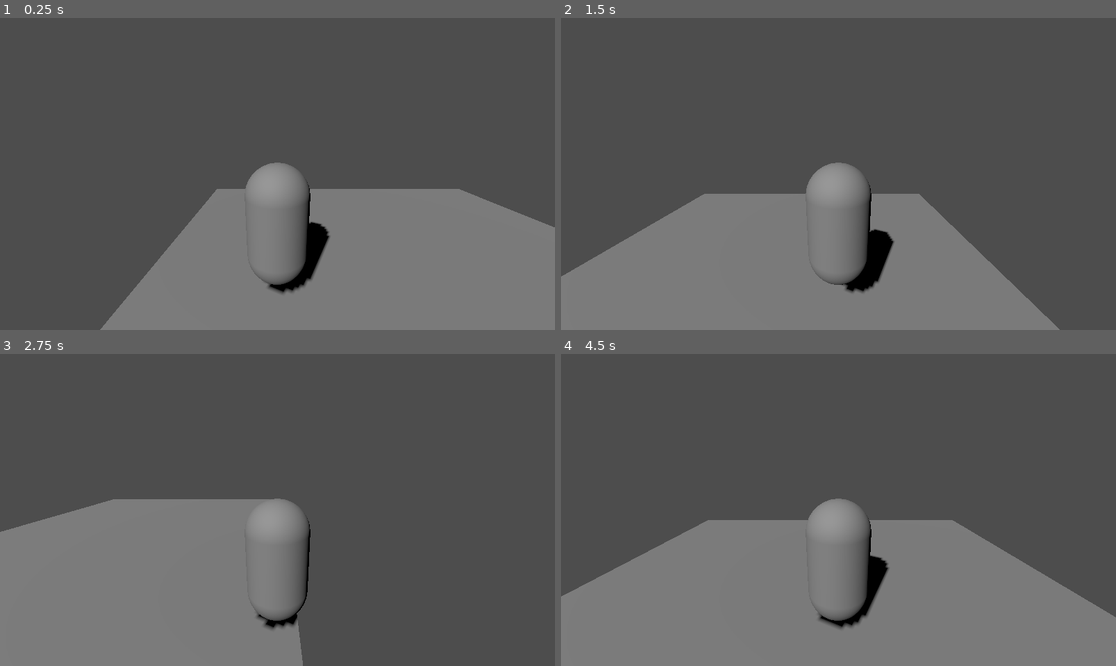
Above: before the commit, frames 1-4 (two rows, left to right).
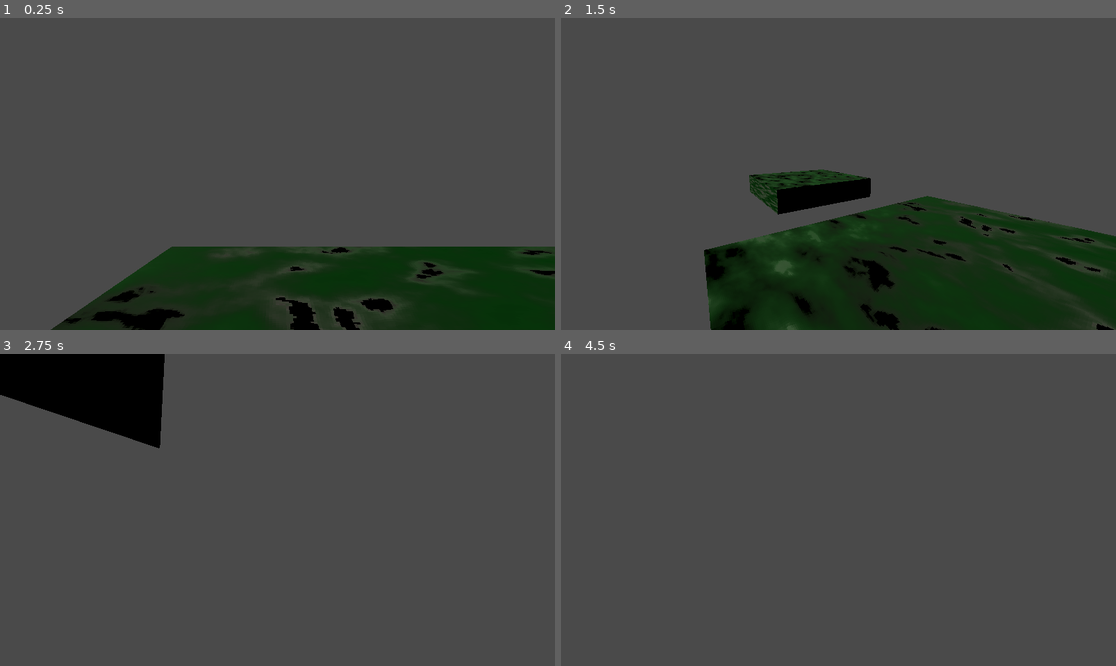
Above: after the commit, the same moments.

Repository: NewUser69420/aKnightandHisMage
Game: Godot game, scene res://scenes/lobby.tscn
Same seed, same stepped clock (60 frames per second), same inputs: the game is played once before the commit and once after it. This scene is started directly instead of the project's main scene.
Inputs (mouse positions are in pixels of both pictures, inside the frame that each line leads up to):
- Up to frame 1 (0.25 s): no input
- Up to frame 2 (1.5 s): move the mouse to (960, 158) at 0.52 s; hold D (move_right) 0.53-1.28 s; tap Space (jump) at 0.77 s; move the mouse to (727, 189) at 1.27 s; hold S (move_backward) from 1.28 s (still down)
- Up to frame 3 (2.75 s): tap Space (jump) at 1.52 s; move the mouse to (333, 441) at 2.02 s; release S (move_backward) at 2.03 s; hold D (move_right) from 2.03 s (still down)
- Up to frame 4 (4.5 s): move the mouse to (810, 572) at 2.77 s; release D (move_right) at 2.78 s; hold W (move_forward) 2.78-3.53 s; tap Space (jump) at 3.02, 3.77 s; move the mouse to (1005, 556) at 3.52 s; hold A (move_left) from 3.53 s (still down); tap Escape (esc, bound only after the commit) at 4.15 s; move the mouse to (672, 463) at 4.27 s

The runs differ from the first frame. In frame 1, 33% of the frame differs, in the area x 9-100%, y 46-100%; in frame 2, 39%, in the area x 0-100%, y 46-100%; in frame 3, 34%; in frame 4, 39%.

Commit message:
added fps movement and a grassy material

Diff:
--- /dev/null
+++ b/assets/materials/grass_material_3d.tres
@@ -0,0 +1,52 @@
+[gd_resource type="StandardMaterial3D" load_steps=8 format=3 uid="uid://b37h1kbifsjsp"]
+
+[sub_resource type="Gradient" id="Gradient_3i8s1"]
+offsets = PackedFloat32Array(0, 0.413223, 0.743802)
+colors = PackedColorArray(0, 0, 0, 1, 0.18457, 0.393934, 0.266352, 1, 0.489897, 0.866929, 0.68056, 1)
+
+[sub_resource type="FastNoiseLite" id="FastNoiseLite_m6cu8"]
+noise_type = 0
+seed = 6969
+frequency = 0.0629
+fractal_lacunarity = 1.675
+
+[sub_resource type="NoiseTexture2D" id="NoiseTexture2D_1b6ki"]
+width = 128
+height = 128
+seamless = true
+color_ramp = SubResource("Gradient_3i8s1")
+noise = SubResource("FastNoiseLite_m6cu8")
+
+[sub_resource type="FastNoiseLite" id="FastNoiseLite_rav6t"]
+noise_type = 2
+seed = 6969
+
+[sub_resource type="NoiseTexture2D" id="NoiseTexture2D_gw6en"]
+noise = SubResource("FastNoiseLite_rav6t")
+
+[sub_resource type="FastNoiseLite" id="FastNoiseLite_g8i4p"]
+noise_type = 0
+seed = 6969
+frequency = 0.0175
+
+[sub_resource type="NoiseTexture2D" id="NoiseTexture2D_7qu6l"]
+width = 256
+height = 256
+seamless = true
+noise = SubResource("FastNoiseLite_g8i4p")
+
+[resource]
+albedo_color = Color(0.0954, 0.18, 0.1095, 1)
+metallic_specular = 0.36
+normal_enabled = true
+normal_scale = 0.65
+normal_texture = SubResource("NoiseTexture2D_7qu6l")
+anisotropy_enabled = true
+anisotropy = -0.5
+ao_enabled = true
+ao_light_affect = 0.5
+ao_texture = SubResource("NoiseTexture2D_1b6ki")
+heightmap_enabled = true
+heightmap_texture = SubResource("NoiseTexture2D_gw6en")
+uv1_scale = Vector3(2.615, 2.615, 2.615)
+texture_filter = 0
--- a/project.godot
+++ b/project.godot
@@ -51,3 +51,8 @@
 "events": [Object(InputEventKey,"resource_local_to_scene":false,"resource_name":"","device":-1,"window_id":0,"alt_press …(191 unchanged characters)…
 ]
 }
+esc={
+"deadzone": 0.2,
+"events": [Object(InputEventKey,"resource_local_to_scene":false,"resource_name":"","device":-1,"window_id":0,"alt_pressed":false,"shift_pressed":false,"ctrl_pressed":false,"meta_pressed":false,"pressed":false,"keycode":0,"physical_keycode":4194305,"key_label":0,"unicode":0,"location":0,"echo":false,"script":null)
+]
+}
--- a/scenes/lobby.tscn
+++ b/scenes/lobby.tscn
@@ -1,27 +1,60 @@
-[gd_scene load_steps=4 format=3 uid="uid://dewfpu4mu30me"]
+[gd_scene load_steps=8 format=3 uid="uid://dewfpu4mu30me"]
 
 [ext_resource type="Script" uid="uid://wl7y7vd7f70q" path="res://scripts/lobby.gd" id="1_o1atq"]
+[ext_resource type="Material" uid="uid://b37h1kbifsjsp" path="res://assets/materials/grass_material_3d.tres" id="2_5gu6x"]
 
-[sub_resource type="BoxMesh" id="BoxMesh_so6iy"]
+[sub_resource type="Environment" id="Environment_5gu6x"]
+background_color = Color(0.312361, 0.615498, 0.429373, 1)
+volumetric_fog_enabled = true
+volumetric_fog_density = 0.026
+adjustment_enabled = true
+adjustment_contrast = 1.05
+adjustment_saturation = 1.8
+
+[sub_resource type="BoxMesh" id="BoxMesh_o1atq"]
+material = ExtResource("2_5gu6x")
 
 [sub_resource type="BoxShape3D" id="BoxShape3D_so6iy"]
+
+[sub_resource type="BoxMesh" id="BoxMesh_q60fs"]
+material = ExtResource("2_5gu6x")
+
+[sub_resource type="BoxShape3D" id="BoxShape3D_5gu6x"]
 
 [node name="Lobby" type="Node3D"]
 script = ExtResource("1_o1atq")
 
-[node name="DirectionalLight3D" type="DirectionalLight3D" parent="."]
+[node name="Enviroment" type="Node3D" parent="."]
+
+[node name="WorldEnvironment" type="WorldEnvironment" parent="Enviroment"]
+environment = SubResource("Environment_5gu6x")
+
+[node name="DirectionalLight3D" type="DirectionalLight3D" parent="Enviroment"]
 transform = Transform3D(0.898258, 0.297867, -0.323123, 0, 0.735258, 0.677788, 0.439469, -0.608828, 0.660451, 0, 7.57376, 0)
+light_color = Color(0.973062, 0.961176, 0.918487, 1)
 shadow_enabled = true
 
-[node name="Floor" type="MeshInstance3D" parent="."]
+[node name="Floor" type="MeshInstance3D" parent="Enviroment"]
 transform = Transform3D(10, 0, 0, 0, 0.2, 0, 0, 0, 10, 0, 0, 0)
-mesh = SubResource("BoxMesh_so6iy")
+mesh = SubResource("BoxMesh_o1atq")
 skeleton = NodePath("StaticBody3D/CollisionShape3D")
 
-[node name="StaticBody3D" type="StaticBody3D" parent="Floor"]
+[node name="StaticBody3D" type="StaticBody3D" parent="Enviroment/Floor"]
 
-[node name="CollisionShape3D" type="CollisionShape3D" parent="Floor/StaticBody3D"]
+[node name="CollisionShape3D" type="CollisionShape3D" parent="Enviroment/Floor/StaticBody3D"]
 shape = SubResource("BoxShape3D_so6iy")
+debug_fill = false
+
+[node name="Mound" type="MeshInstance3D" parent="Enviroment"]
+transform = Transform3D(5, 0, 0, 0, 1, 0, 0, 0, 5, -9.23891, 0.560404, 0)
+mesh = SubResource("BoxMesh_q60fs")
+skeleton = NodePath("../..")
+
+[node name="StaticBody3D" type="StaticBody3D" parent="Enviroment/Mound"]
+
+[node name="CollisionShape3D" type="CollisionShape3D" parent="Enviroment/Mound/StaticBody3D"]
+shape = SubResource("BoxShape3D_5gu6x")
+debug_fill = false
 
 [node name="MultiplayerSpawner" type="MultiplayerSpawner" parent="."]
 _spawnable_scenes = PackedStringArray("uid://qxp03qetw86g")
--- a/scenes/main_menu.tscn
+++ b/scenes/main_menu.tscn
@@ -21,15 +21,14 @@
 grow_vertical = 2
 
 [node name="AddressInput" type="LineEdit" parent="Panel"]
-visible = false
 layout_mode = 1
 anchors_preset = 5
 anchor_left = 0.5
 anchor_right = 0.5
-offset_left = -146.0
-offset_top = 177.0
-offset_right = 154.0
-offset_bottom = 247.0
+offset_left = -151.0
+offset_top = 256.0
+offset_right = 149.0
+offset_bottom = 326.0
 grow_horizontal = 2
 pivot_offset = Vector2(100, 0)
 placeholder_text = "address:"
@@ -81,6 +80,7 @@
 grow_vertical = 2
 text = "Host"
 
+[connection signal="text_changed" from="Panel/AddressInput" to="." method="set_ip"]
 [connection signal="text_changed" from="Panel/PortInput" to="." method="set_port"]
 [connection signal="pressed" from="Panel/JoinButton" to="." method="start_client"]
 [connection signal="pressed" from="Panel/HostButton" to="." method="start_host"]
--- a/scenes/player.tscn
+++ b/scenes/player.tscn
@@ -1,9 +1,21 @@
-[gd_scene load_steps=7 format=3 uid="uid://qxp03qetw86g"]
+[gd_scene load_steps=10 format=3 uid="uid://qxp03qetw86g"]
 
 [ext_resource type="Script" uid="uid://b01ryr8hopqf6" path="res://scripts/player.gd" id="1_3vyb7"]
 [ext_resource type="Script" uid="uid://s4336fpia41w" path="res://scripts/multiplayer/player_input.gd" id="2_g2els"]
 
+[sub_resource type="StandardMaterial3D" id="StandardMaterial3D_g2els"]
+albedo_color = Color(0.213276, 0.105181, 0.0302314, 1)
+
 [sub_resource type="CapsuleMesh" id="CapsuleMesh_p0vlq"]
+material = SubResource("StandardMaterial3D_g2els")
+
+[sub_resource type="StandardMaterial3D" id="StandardMaterial3D_qhqgy"]
+albedo_color = Color(0.38, 0.369107, 0.3648, 1)
+
+[sub_resource type="CylinderMesh" id="CylinderMesh_g2els"]
+material = SubResource("StandardMaterial3D_qhqgy")
+top_radius = 0.35
+bottom_radius = 0.55
 
 [sub_resource type="CapsuleShape3D" id="CapsuleShape3D_5q5h1"]
 
@@ -15,25 +27,39 @@
 properties/1/spawn = true
 properties/1/replication_mode = 2
 properties/2/path = NodePath(".:velocity")
-properties/2/spawn = true
+properties/2/spawn = false
 properties/2/replication_mode = 1
+properties/3/path = NodePath(".:rotation")
+properties/3/spawn = true
+properties/3/replication_mode = 1
 
 [sub_resource type="SceneReplicationConfig" id="SceneReplicationConfig_qhqgy"]
 properties/0/path = NodePath(".:input_dir")
 properties/0/spawn = false
 properties/0/replication_mode = 1
+properties/1/path = NodePath(".:input_rot")
+properties/1/spawn = false
+properties/1/replication_mode = 1
 
 [node name="Player" type="CharacterBody3D"]
 script = ExtResource("1_3vyb7")
 
+[node name="meshes" type="Node3D" parent="."]
+
+[node name="body" type="MeshInstance3D" parent="meshes"]
+transform = Transform3D(1, 0, 0, 0, 1, 0, 0, 0, 1, 0, 1.01203, 0)
+mesh = SubResource("CapsuleMesh_p0vlq")
+skeleton = NodePath("../..")
+
+[node name="face" type="MeshInstance3D" parent="meshes"]
+transform = Transform3D(0.633, 0, 0, 0, -1.52195e-08, -0.3, 0, 0.348182, -1.31134e-08, 0, 1.63569, -0.217248)
+mesh = SubResource("CylinderMesh_g2els")
+skeleton = NodePath("")
+
 [node name="CamMount" type="Node3D" parent="."]
-transform = Transform3D(1, 0, 0, 0, 0.961985, 0.273103, 0, -0.273103, 0.961985, 0, 2.68047, 2.92262)
+transform = Transform3D(1, 0, 0, 0, 1, 0, 0, 0, 1, 0, 1.67708, -0.214391)
 
 [node name="Camera3D" type="Camera3D" parent="CamMount"]
-
-[node name="MeshInstance3D" type="MeshInstance3D" parent="."]
-transform = Transform3D(1, 0, 0, 0, 1, 0, 0, 0, 1, 0, 1.01203, 0)
-mesh = SubResource("CapsuleMesh_p0vlq")
 
 [node name="CollisionShape3D" type="CollisionShape3D" parent="."]
 transform = Transform3D(1, 0, 0, 0, 1, 0, 0, 0, 1, 0, 1.01203, 0)
--- /dev/null
+++ b/scripts/enviroment/room_generator.gd
@@ -0,0 +1,60 @@
+extends Node
+
+class Aabb:
+	var min: Vector2
+	var max: Vector2
+
+var room_list: Array[Aabb]
+
+func generate_rooms():
+	room_list = []
+
+	for i in 5:
+		var seed = 696969
+		seed(seed)
+
+		var random = RandomNumberGenerator.new()
+		var rp = getRandomPointInEllipse(50.0, 70, random)
+		var size = Vector2(2.5, 2.5)
+
+		var aabb = Aabb
+		aabb.min = Vector2(rp.x, rp.y)
+		aabb.max = aabb.min + size
+		room_list.push_back(aabb)
+
+	#work room_list
+	var mesh = ArrayMesh.new()
+	var surface_array = []
+	surface_array.resize(Mesh.ARRAY_MAX)
+
+	var verts = PackedVector3Array()
+	var uvs = PackedVector2Array()
+	var normals = PackedVector3Array()
+	var indices = PackedInt32Array()
+	#fill array's
+
+	surface_array[Mesh.ARRAY_VERTEX] = verts
+	surface_array[Mesh.ARRAY_TEX_UV] = uvs
+	surface_array[Mesh.ARRAY_NORMAL] = normals
+	surface_array[Mesh.ARRAY_INDEX] = indices
+	mesh.add_surface_from_arrays(Mesh.PRIMITIVE_TRIANGLES, surface_array)
+
+func getRandomPointInEllipse(width: float, height: float, random: RandomNumberGenerator) -> Vector2:
+	var t: float = 2.0 * PI * random.randf()
+	var u: float = random.randf() + random.randf()
+	var r: float
+
+	#init r
+	if u > 1:
+		r = 2.0 - u
+	else:
+		r = u
+
+	var grid_size = 2.5
+	var x = round_to_mult(width * r * cos(t) / 2.0, grid_size)
+	var y = round_to_mult(height * r * sin(t) / 2.0, grid_size)
+
+	return Vector2(x, y)
+
+func round_to_mult(v: float, step: float):
+	return round(v / step) * step
--- a/scripts/lobby.gd
+++ b/scripts/lobby.gd
@@ -9,3 +9,10 @@
 	var character: CharacterBody3D = player.instantiate()
 	character.position.x = -2.5
 	$Players.add_child(character, true)
+
+func _unhandled_input(event: InputEvent):
+	if Input.is_action_just_pressed("esc"):
+		if Input.mouse_mode != Input.MOUSE_MODE_CAPTURED:
+			Input.mouse_mode = Input.MOUSE_MODE_CAPTURED
+		else:
+			Input.mouse_mode = Input.MOUSE_MODE_VISIBLE
--- a/scripts/main_menu.gd
+++ b/scripts/main_menu.gd
@@ -1,7 +1,11 @@
 extends Control
 
-const DEFAULT_SERVER_IP: String = "127.0.0.1" # IPv4 localhost
+var ip: String = "127.0.0.1" # IPv4 localhost
 var port: int = 7000
+
+func set_ip(n_ip: String):
+	if n_ip != "":
+		ip = n_ip
 
 func set_port(n_port: String):
 	port = int(n_port)
@@ -12,4 +16,8 @@
 
 func start_client():
 	print("Pressed client")
-	MultiplayerManager.start_client(DEFAULT_SERVER_IP, port)
+	MultiplayerManager.start_client(ip, port)
+
+func _unhandled_input(event: InputEvent):
+	if Input.is_action_just_pressed("esc"):
+			get_tree().quit()
--- a/scripts/multiplayer/player_input.gd
+++ b/scripts/multiplayer/player_input.gd
@@ -2,9 +2,14 @@
 
 @export var jumping: bool = false
 @export var input_dir: Vector2 = Vector2()
+@export var input_rot: float = 0.0
 
 func _ready():
 	set_process(get_multiplayer_authority() == multiplayer.get_unique_id())
+
+func _unhandled_input(event: InputEvent):
+	if event is InputEventMouseMotion and Input.mouse_mode == Input.MOUSE_MODE_CAPTURED:
+		input_rot = event.relative.x * -0.0025
 
 func _process(delta: float):
 	input_dir = Input.get_vector("move_left", "move_right", "move_forward", "move_backward")
--- a/scripts/player.gd
+++ b/scripts/player.gd
@@ -1,21 +1,35 @@
 extends CharacterBody3D
 
-const SPEED: float = 5.0
-const JUMP_VEL: float = 4.5
-
-var gravity = ProjectSettings.get_setting("physics/3d/default_gravity")
+const SPEED: float = 7.0
+const JUMP_VEL: float = 6.5
 
 @export var player_id: int = 1:
 	set(id):
 		player_id = id
 		$PlayerInput.set_multiplayer_authority(id)
 
+var gravity = 15.0
+#var gravity = ProjectSettings.get_setting("physics/3d/default_gravity")
+
 @onready var input = $PlayerInput
-@onready var camera_3d: Camera3D = $CamMount/Camera3D
+@onready var camera: Camera3D = $CamMount/Camera3D
 
 func _ready():
 	if player_id == multiplayer.get_unique_id():
-		camera_3d.current = true
+		camera.current = true
+
+	Input.mouse_mode = Input.MOUSE_MODE_CAPTURED
+
+func _unhandled_input(event: InputEvent):
+	var is_local = player_id == multiplayer.get_unique_id()
+	var mouse_captured = Input.mouse_mode == Input.MOUSE_MODE_CAPTURED
+	if is_local and mouse_captured and event is InputEventMouseMotion:
+		camera.rotate_x(-event.relative.y * 0.0025)
+		camera.rotation.x = clamp(camera.rotation.x, -PI/2, PI/2)
+
+func _process(delta: float):
+	rotate_y(input.input_rot)
+	input.input_rot = 0.0
 
 func _physics_process(delta: float):
 	if not is_on_floor():
Binary file added: assets/dump/just_a_little_guy.png
Not shown, added: assets/dump/just_a_little_guy.png.import
Not shown, added: scripts/enviroment/room_generator.gd.uid
